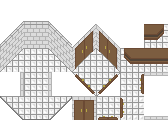
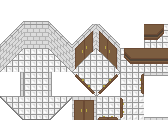
Before/after of a 168px x 120px layered artwork. What changed in the layer stack:
painted on "all" over <box>20,24,168,120</box>
